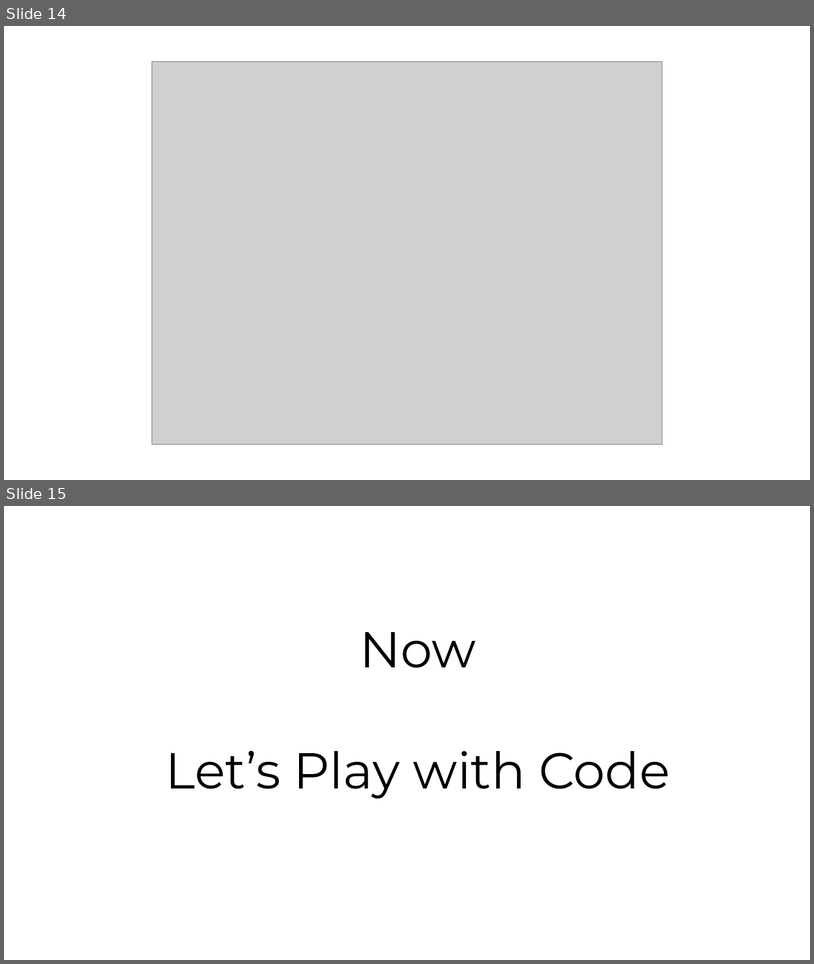
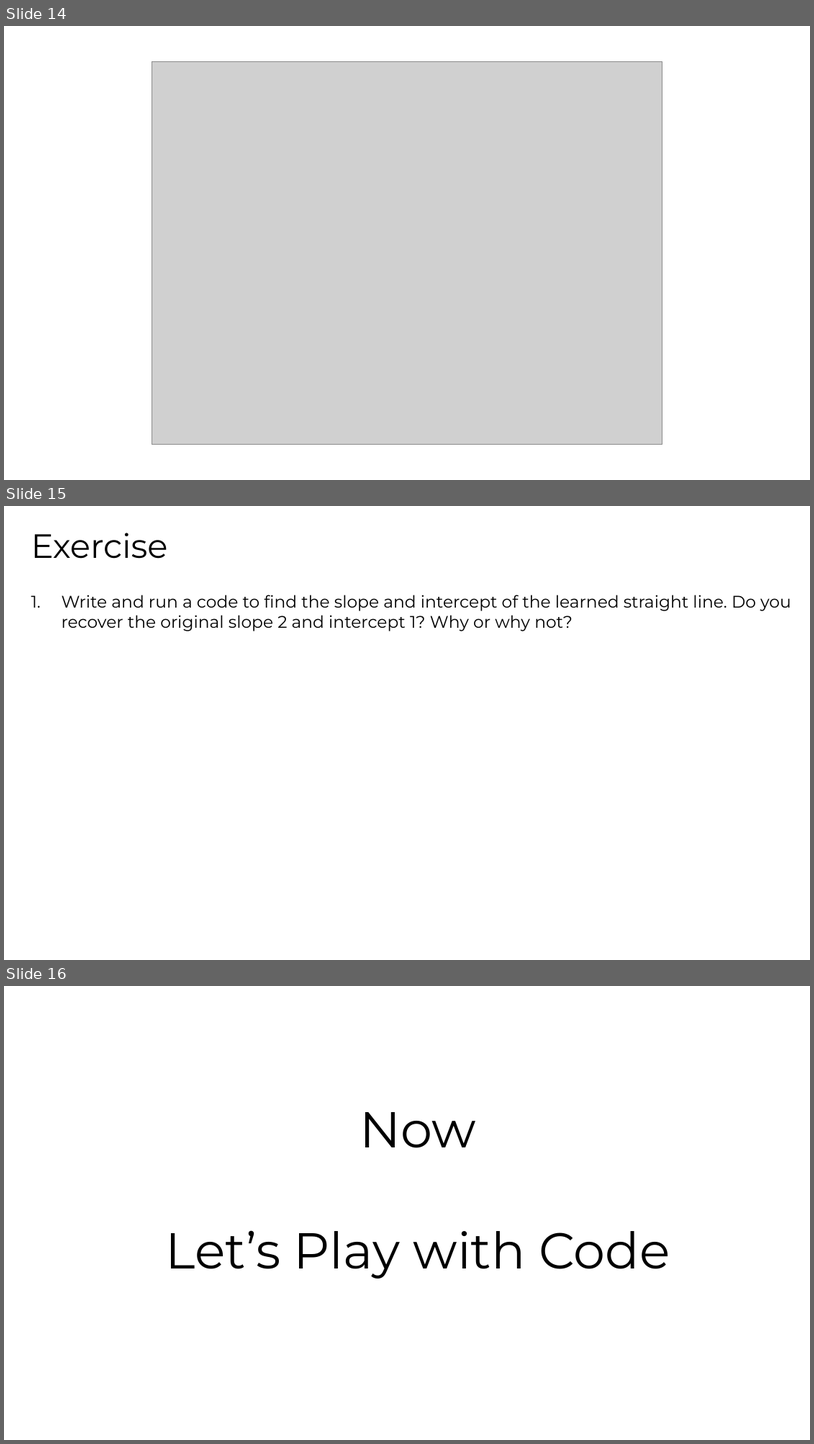
Before and after one commit to SungchulLee/tensorflow, a slide deck: 그래프와 세션.pptx. Shown one above the other, each under a label of ours: slides 14 and 15 before the commit, slides 14, 15 and 16 after it. The pictures are 814x964 and 814x1444 pixels, drawn with LibreOffice and Linux fonts; fonts in the diff are those of the drawing; grey boxes stand for pictures. Boxes give left, top, right and bottom in pixels: in the first picture for what was removed or moved away, otherwise in the second. Text is boxed around its words. In the diff, an @@ line names an element or a change of style, - is before the commit and + after.

Commit message:
add exercise

```diff
--- a/그래프와 세션.pptx
+++ b/그래프와 세션.pptx
@@ slide 15 added at box(4, 506, 810, 960), background #FFFFFF @@
@@ text added at box(31, 533, 168, 559), 40 pt, text #000000 @@
+Exercise
@@ text added at box(62, 595, 792, 631), 20 pt, text #000000 @@
+1. Write and run a code to find the slope and intercept of the learned straight line. Do you recover the original slope 2 and intercept 1? Why or why not?
@@ what was slide 15 is now slide 16 @@
```
Also in this commit, not shown: 1 slide changed, 1 other slide added, 1 slide removed.
